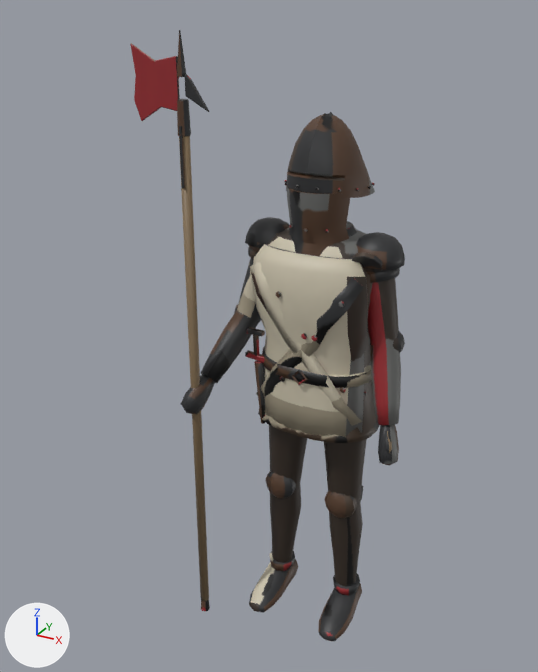
Two versions of the FBX model Assets/Models/ArtBible/Enemies/Late/SalletHalberdier/SalletHalberdier.fbx, one commit apart.
The view is the same before and after, from a 50 mm camera at (0.95, -2.08, 2.1) aimed at (-0.18, -0.03, 1.08). The lights are fixed; the arrows at lower left show +X, +Y and +Z. The first picture is the older version.

Names of what the first picture shows: 'SalletHalberdier'.
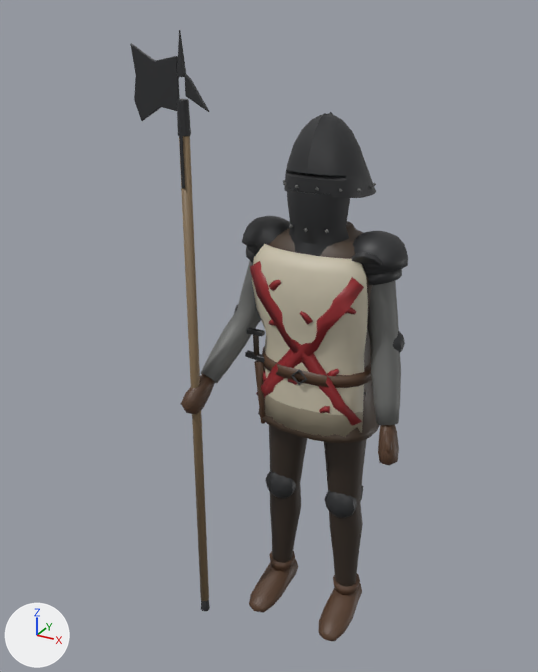
Where the change shows, as pixel boxes (x1, y1, x2, y2) in the pictures (538 x 672 px; the box of a moved part takes in the faces that stretch with it):
'SalletHalberdier', reshaped
    before: (130, 30, 405, 641)
    after: (130, 30, 408, 641)
part 1 of me_sallethalberdier, deleted
    before: (276, 291, 317, 341)
part 2 of me_sallethalberdier, moved or reshaped
    before: (245, 179, 405, 393)
    after: (242, 179, 408, 413)
part 3 of me_sallethalberdier, surface changed
    both: (130, 43, 402, 641)

What changed in the scene script:
```text
Change me_sallethalberdier:
    used by ob_sallethalberdier; location = (0.0, 0.0, 0.0)
    remove me_sallethalberdier.from_pydata(...)  # 3416 vertices, 3729 faces; spans x -0.5..0.33, y -0.32..0.3, z 0.0..2.05
    add me_sallethalberdier.from_pydata(...)  # 3464 vertices, 3649 faces; spans x -0.5..0.33, y -0.32..0.3, z 0.0..2.05
    me_sallethalberdier part 1: 7 loose pieces with 84 vertices, spanning x -0.08..0.15, y -0.18..0.15, z 0.98..1.31, are deleted
    me_sallethalberdier part 2: 95 vertices moved from x -0.27..0.27, y -0.12..0.08, z 1.0..1.63 to x -0.28..0.28, y -0.12..0.09, z 1.0..1.63; 169 vertices removed from x -0.26..0.26, y -0.16..0.19, z 0.98..1.63; 301 vertices added at x -0.27..0.27, y -0.17..0.19, z 0.9..1.63
    me_sallethalberdier part 3: 2720 kept faces spanning x -0.5..0.33, y -0.32..0.3, z 0.0..2.05 get new texture (UV) coordinates
```
